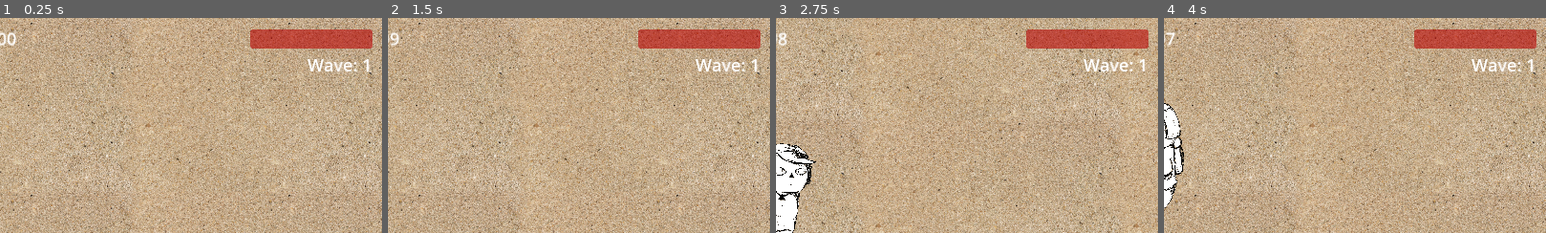
Above: before the commit, frames 1-4 (left to right).
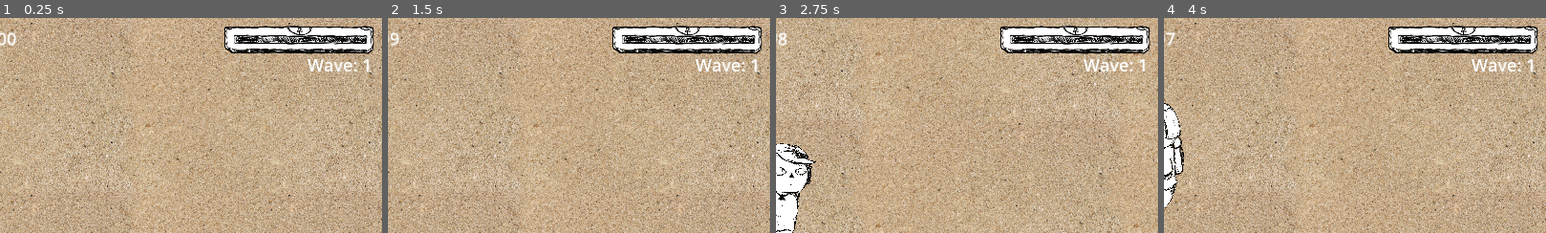
Above: after the commit, the same moments.

Repository: badzianga/johnnys-bazaar-adventure
Game: Godot game, scene res://Scenes/World/test_world.tscn
The game is run twice, just before and just after one commit, with the same random seed, the same clock (stepped at 60 frames per second) and the same inputs.
Inputs:
- Up to frame 1 (0.25 s): no input
- Up to frame 2 (1.5 s): hold D (right) 0.53-1.28 s; tap Space (accept) at 0.6, 1.35 s; hold S (down) from 1.28 s (still down)
- Up to frame 3 (2.75 s): release S (down) at 2.03 s; hold D (right) from 2.03 s (still down); tap Space (accept) at 2.1 s
- Up to frame 4 (4 s): release D (right) at 2.78 s; hold W (up) 2.78-3.53 s; tap Space (accept) at 2.85, 3.6 s; hold A (left) from 3.53 s (still down)
The pictures show only the part of the screen within x 50-100%, y 0-50%; the shares and areas given below are measured in that part.

The runs differ from the first frame. In frame 1, 4.9% of the frame differs, in the area x 58-98%, y 3-17%; in frame 2, 4.9%; in frame 3, 4.9%; in frame 4, 4.9%.

Commit message:
Added better health bar

Diff:
--- a/Singletons/hud.tscn
+++ b/Singletons/hud.tscn
@@ -1,6 +1,8 @@
-[gd_scene load_steps=2 format=3 uid="uid://r20smt45xgmu"]
+[gd_scene load_steps=4 format=3 uid="uid://r20smt45xgmu"]
 
 [ext_resource type="Script" path="res://Singletons/hud.gd" id="1_228s5"]
+[ext_resource type="Texture2D" uid="uid://do1r17rru7ixg" path="res://Assets/HUD/health_bg.png" id="2_4di4x"]
+[ext_resource type="Texture2D" uid="uid://ripu4d6ojmd2" path="res://Assets/HUD/health_bar.png" id="3_2h43a"]
 
 [node name="HUD" type="CanvasLayer"]
 script = ExtResource("1_228s5")
@@ -13,20 +15,22 @@
 grow_horizontal = 2
 grow_vertical = 2
 
-[node name="HealthBar" type="ProgressBar" parent="Control"]
-modulate = Color(1, 0, 0, 1)
+[node name="HealthBar" type="TextureProgressBar" parent="Control"]
 layout_mode = 1
 anchors_preset = 1
 anchor_left = 1.0
 anchor_right = 1.0
-offset_left = -280.0
-offset_top = 24.0
-offset_right = -24.0
-offset_bottom = 64.0
+offset_left = -336.0
+offset_top = 16.0
+offset_right = 297.0
+offset_bottom = 136.0
 grow_horizontal = 0
+scale = Vector2(0.5, 0.5)
 mouse_filter = 2
-step = 1.0
-show_percentage = false
+max_value = 10.0
+value = 10.0
+texture_under = ExtResource("2_4di4x")
+texture_progress = ExtResource("3_2h43a")
 
 [node name="TimeLabel" type="Label" parent="Control"]
 layout_mode = 1
Binary file added: Assets/HUD/health_bar.png
Not shown, added: Assets/HUD/health_bar.png.import
Binary file added: Assets/HUD/health_bg.png
Not shown, added: Assets/HUD/health_bg.png.import
